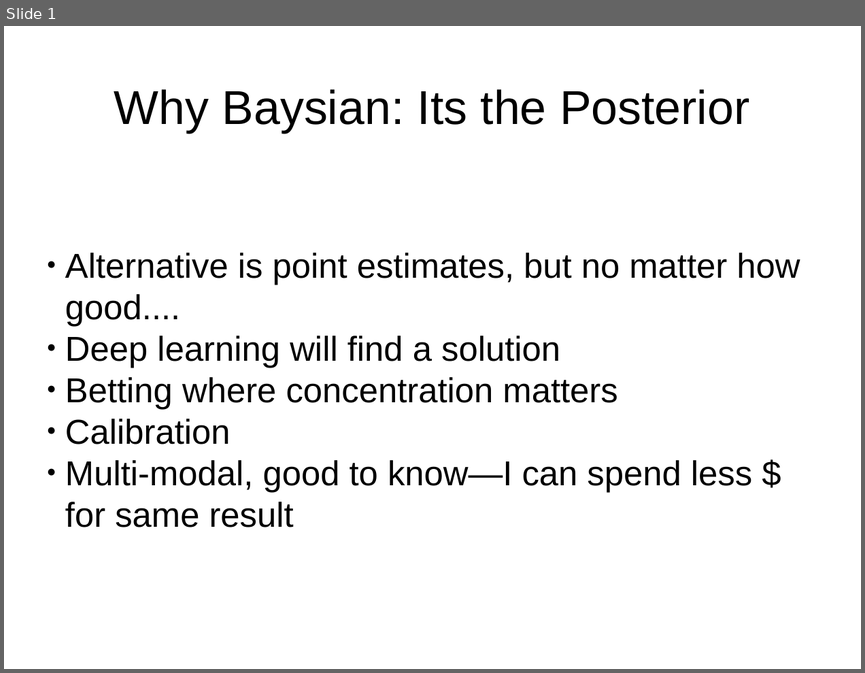
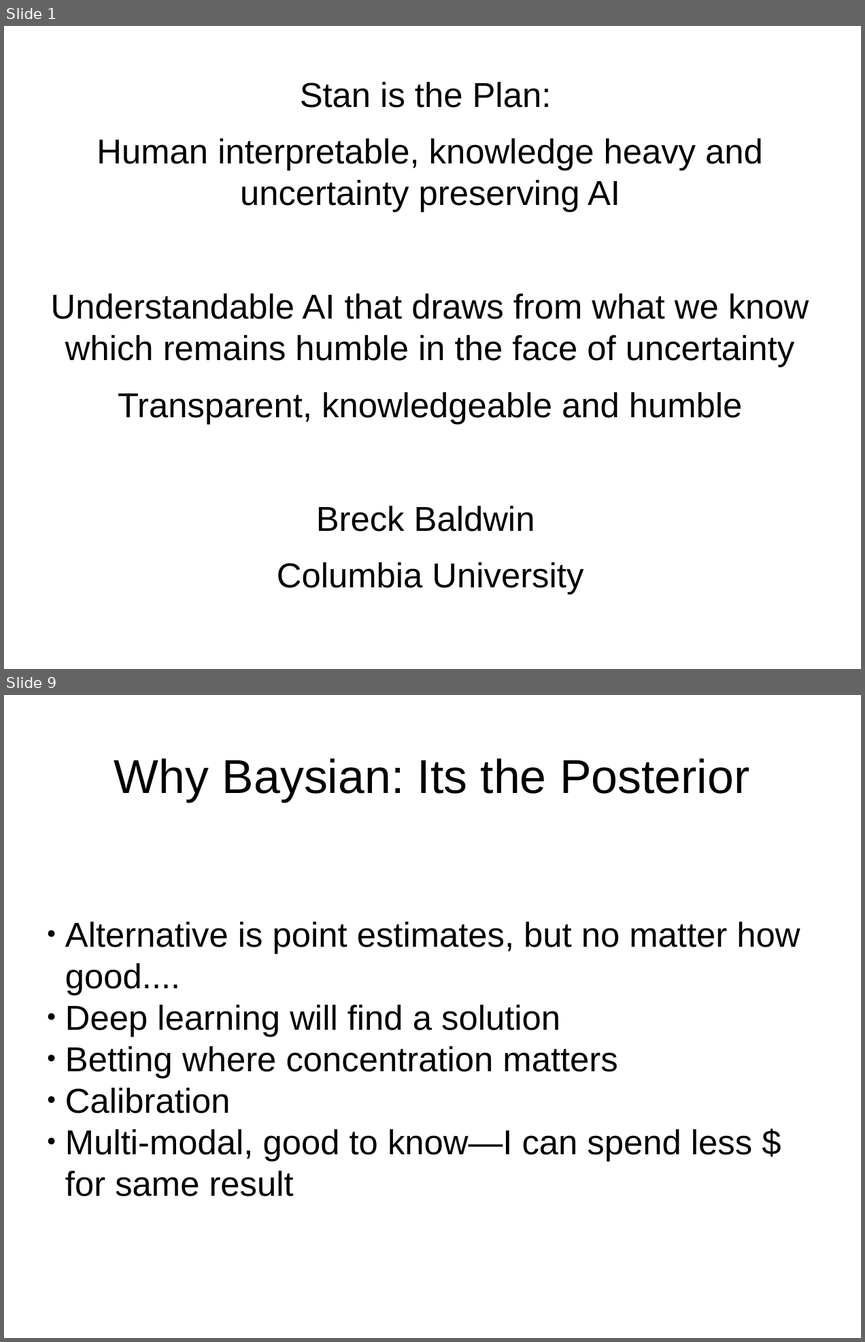
Before and after one commit to breckbaldwin/StanIsThePlan, a slide deck: talks/burlingtonMeetup2019/BurlingtonMeetup.odp. Shown one above the other, each under a label of ours: slide 1 before the commit, slides 1 and 9 after it; the slides between them are not shown. The pictures are 865x673 and 865x1342 pixels, drawn with LibreOffice and Linux fonts; fonts in the diff are those of the drawing. Boxes give left, top, right and bottom in pixels: in the first picture for what was removed or moved away, otherwise in the second. Text is boxed around its words. In the diff, an @@ line names an element or a change of style, - is before the commit and + after.

```diff
--- a/talks/burlingtonMeetup2019/BurlingtonMeetup.odp
+++ b/talks/burlingtonMeetup2019/BurlingtonMeetup.odp
@@ slide 1 added at [4,26,861,669], background #FFFFFF @@
@@ text added at [51,82,809,594], 32 pt, text #000000 @@
+Stan is the Plan:
+Human interpretable, knowledge heavy and uncertainty preserving AI
+Understandable AI that draws from what we know which remains humble in the face of uncertainty
+Transparent, knowledgeable and humble
+Breck Baldwin
+Columbia University
@@ what was slide 1 is now slide 9 @@
```
Also in this commit, not shown: 40 other slides added, 1 slide removed.
